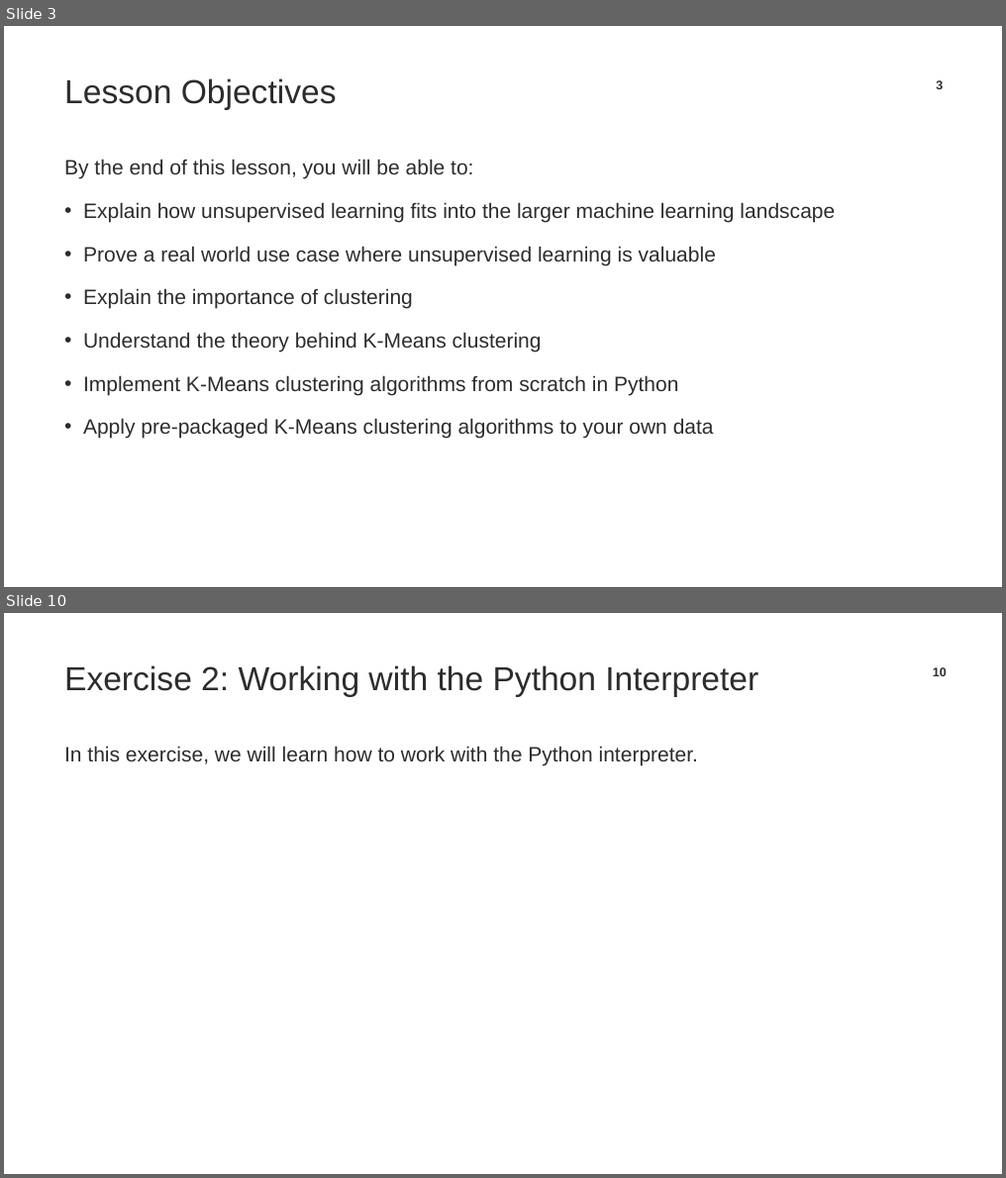
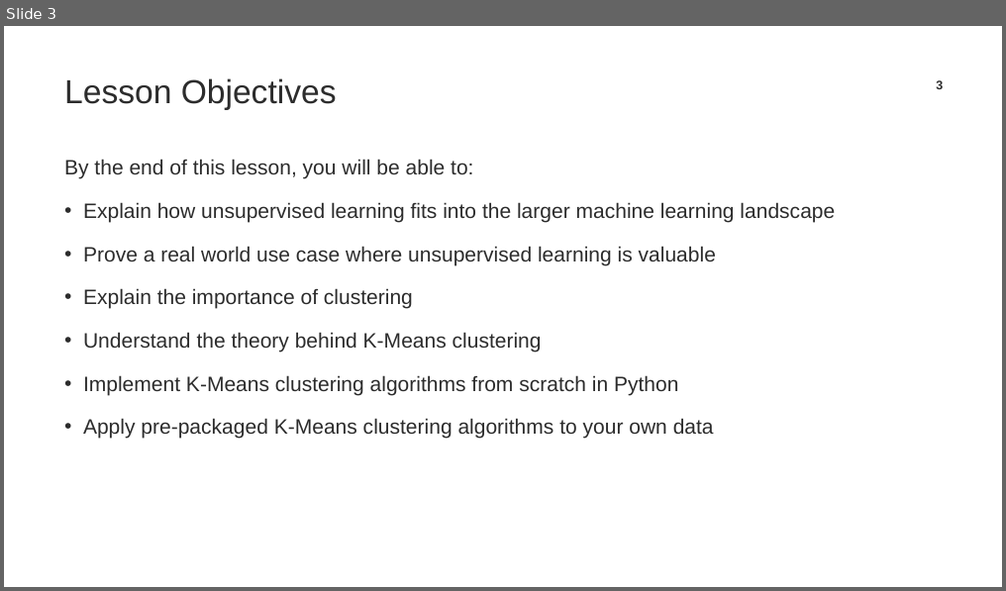
Before and after one commit to TrainingByPackt/Applied-Unsupervised-Learning-with-Python, a slide deck: CH1/Chapter1_PPT.pptx. Shown one above the other, each under a label of ours: slides 3 and 10 before the commit, slide 3 after it; the slides between them are not shown. The pictures are 1006x1178 and 1006x591 pixels, drawn with LibreOffice and Linux fonts; fonts in the diff are those of the drawing; background and template pictures are left out. Boxes give left, top, right and bottom in pixels: in the first picture for what was removed or moved away, otherwise in the second. Text is boxed around its words. In the diff, an @@ line names an element or a change of style, - is before the commit and + after.

```diff
--- a/CH1/Chapter1_PPT.pptx
+++ b/CH1/Chapter1_PPT.pptx
@@ slide 10 removed at (4, 613, 1002, 1174), background #FFFFFF @@
@@ title removed at (64, 665, 758, 697) @@
-Exercise 2: Working with the Python Interpreter
@@ page number removed at (933, 667, 946, 676) @@
-10
@@ text removed at (64, 746, 698, 766) @@
-In this exercise, we will learn how to work with the Python interpreter.
```
Also in this commit, not shown: 11 slides changed, 22 slides added, 44 other slides removed, 1 other file.
